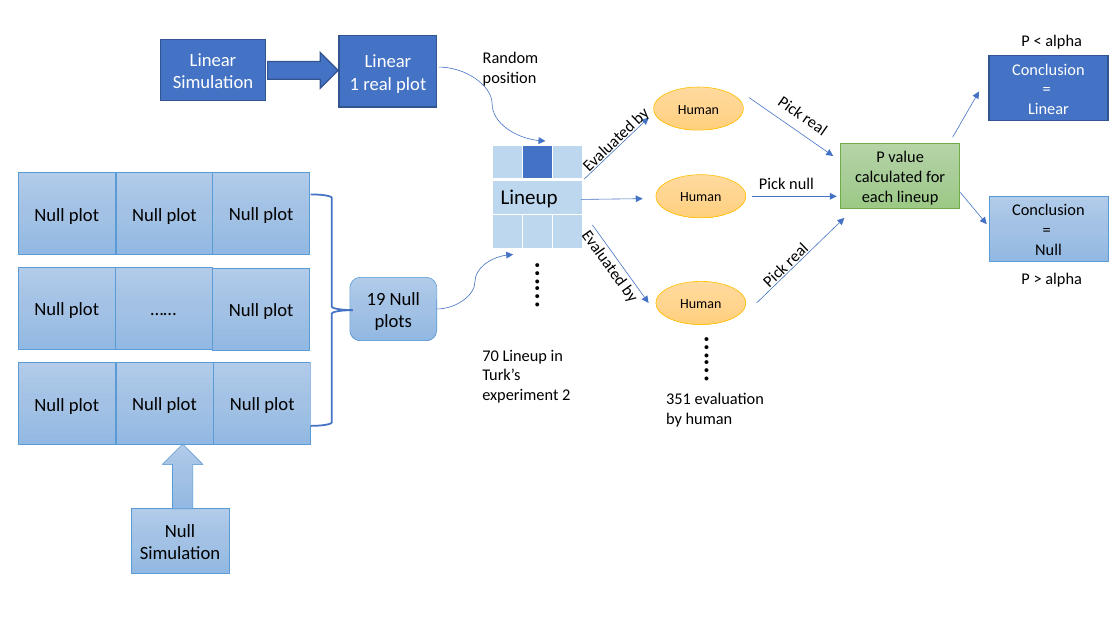
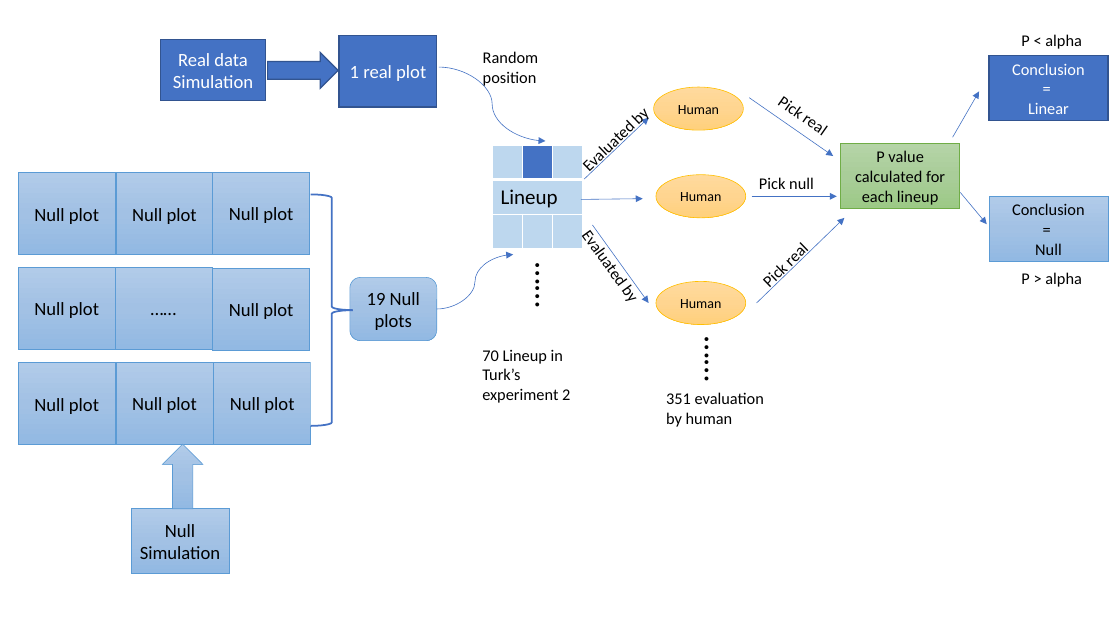
Before and after one commit to shuofan18/ETF5550, a slide deck: slide 2 of diagrams.pptx. Drawn at 1120x630 pixels with LibreOffice and Linux fonts; fonts in the diff are those of the drawing. Boxes give left, top, right and bottom in pixels: in the first picture for what was removed or moved away, otherwise in the second. Text is boxed around its words. In the diff, an @@ line names an element or a change of style, - is before the commit and + after.

```diff
--- a/diagrams.pptx
+++ b/diagrams.pptx
@@ text in rectangle at (178, 53, 247, 66): text changed @@
-Linear
+Real data
@@ text in rectangle at (365, 54, 411, 67): paragraph removed @@
-Linear
```
Also in this commit, not shown: 2 other slides changed, 13 other files.
